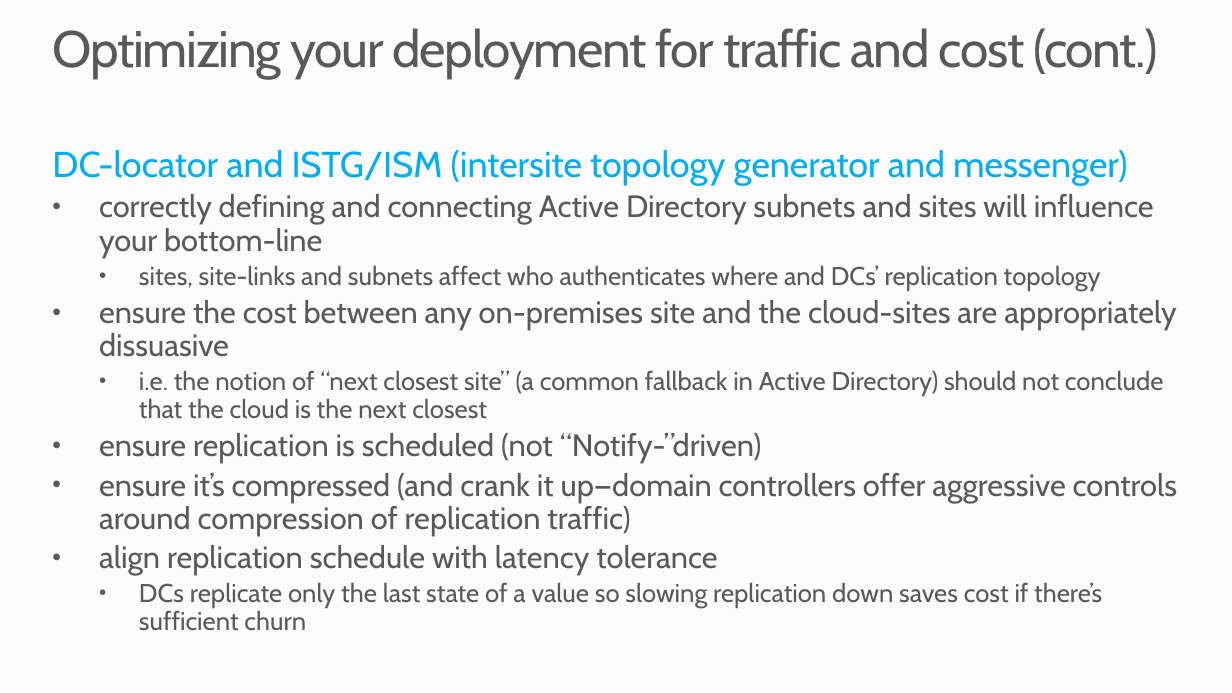
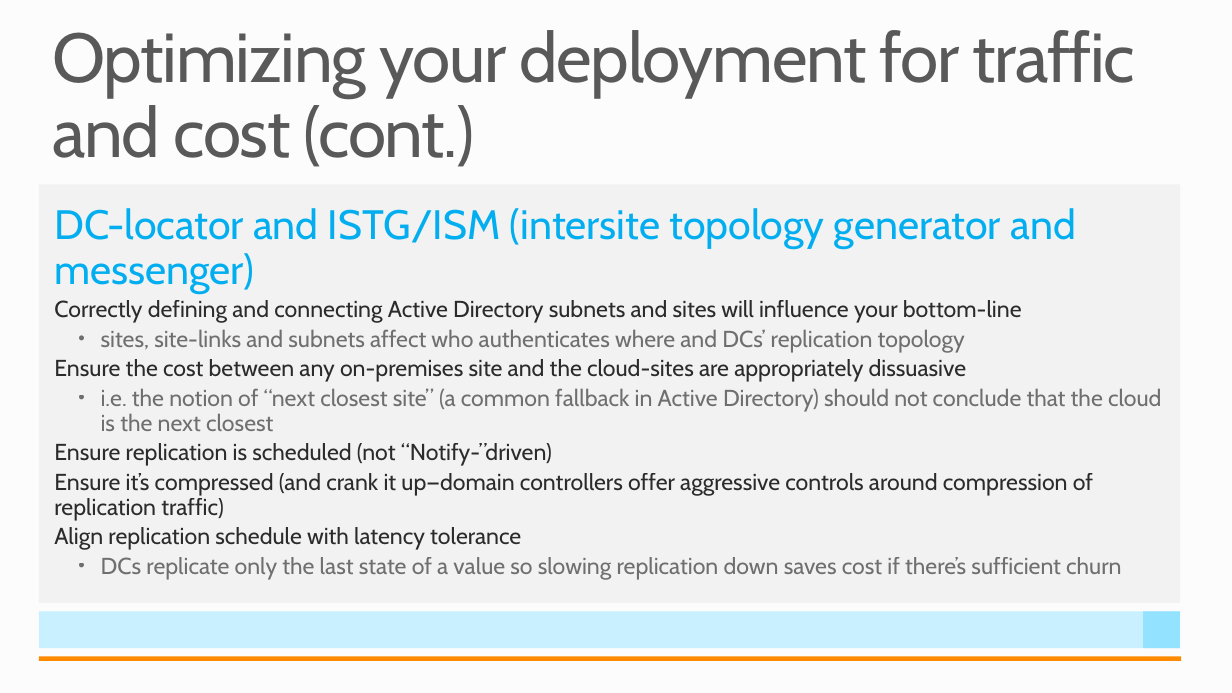
Before and after one commit to mwasham/WATK-Presentations, a slide deck: slide 11 of DeployingActiveDirectory/DeployingActiveDirectory.pptx. Drawn at 1232x693 pixels with LibreOffice and Linux fonts; fonts in the diff are those of the drawing. Boxes give left, top, right and bottom in pixels: in the first picture for what was removed or moved away, otherwise in the second. Text is boxed around its words. In the diff, an @@ line names an element or a change of style, - is before the commit and + after.

```diff
--- a/DeployingActiveDirectory/DeployingActiveDirectory.pptx
+++ b/DeployingActiveDirectory/DeployingActiveDirectory.pptx
@@ title "Optimizing your deployment for traffic ..." at (x1=52, y1=30, x2=1136, y2=167): size 40 to 54 pt @@
@@ rectangle added at (x1=39, y1=185, x2=1180, y2=604), fill #F2F2F2 @@
@@ text at (x1=54, y1=208, x2=1161, y2=580): size 28 to 32 pt in "DC-locator and ISTG/ISM (intersite topology generator and ..."; size 20 to 18 pt, text colour #595959 to #6E6E6E in "sites, site-links and subnets affect who authenticates ...", "i.e. the notion of “next closest site” ...", "DCs replicate only the last state of ..."; indent changed @@
@@ text "DC-locator and ISTG/ISM (intersite topology ..." moved from (x1=52, y1=150, x2=1177, y2=631) to (x1=54, y1=208, x2=1161, y2=580) @@
@@ text at (x1=54, y1=300, x2=1022, y2=323): text changed; size 24 to 18 pt; text colour #595959 to #292929 @@
-• correctly defining and connecting Active Directory subnets and sites will influence your bottom-line
+Correctly defining and connecting Active Directory subnets and sites will influence your bottom-line
@@ text at (x1=54, y1=359, x2=966, y2=382): text changed; size 24 to 18 pt; text colour #595959 to #292929 @@
-• ensure the cost between any on-premises site and the cloud-sites are appropriately dissuasive
+Ensure the cost between any on-premises site and the cloud-sites are appropriately dissuasive
@@ text at (x1=54, y1=443, x2=1093, y2=550): text changed; size 24 to 18 pt; text colour #595959 to #292929 @@
-• ensure replication is scheduled (not “Notify-”driven)
-• ensure it’s compressed (and crank it up—domain controllers offer aggressive controls around compression of replication traffic)
-• align replication schedule with latency tolerance
+Ensure replication is scheduled (not “Notify-”driven)
+Ensure it’s compressed (and crank it up—domain controllers offer aggressive controls around compression of replication traffic)
+Align replication schedule with latency tolerance
@@ rectangle added at (x1=39, y1=612, x2=1180, y2=649), fill #C9F0FF @@
@@ rectangle added at (x1=1143, y1=612, x2=1180, y2=649), fill #93E2FF @@
@@ rectangle added at (x1=39, y1=656, x2=1181, y2=661), fill #FF8A00 @@
```
Also in this commit, not shown: 23 other slides changed, 1 slide added, 1 slide removed, 4 other files.
